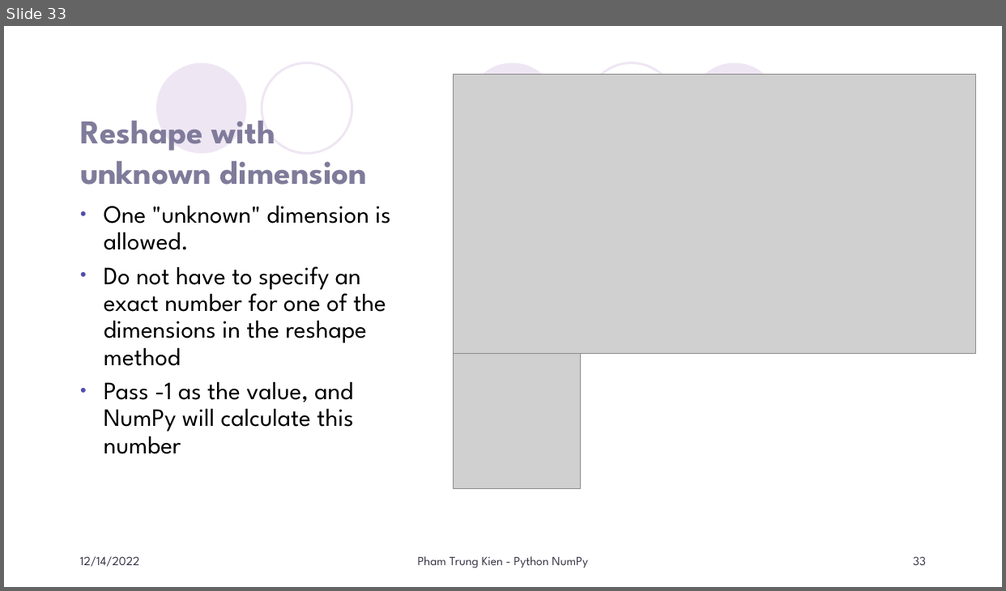
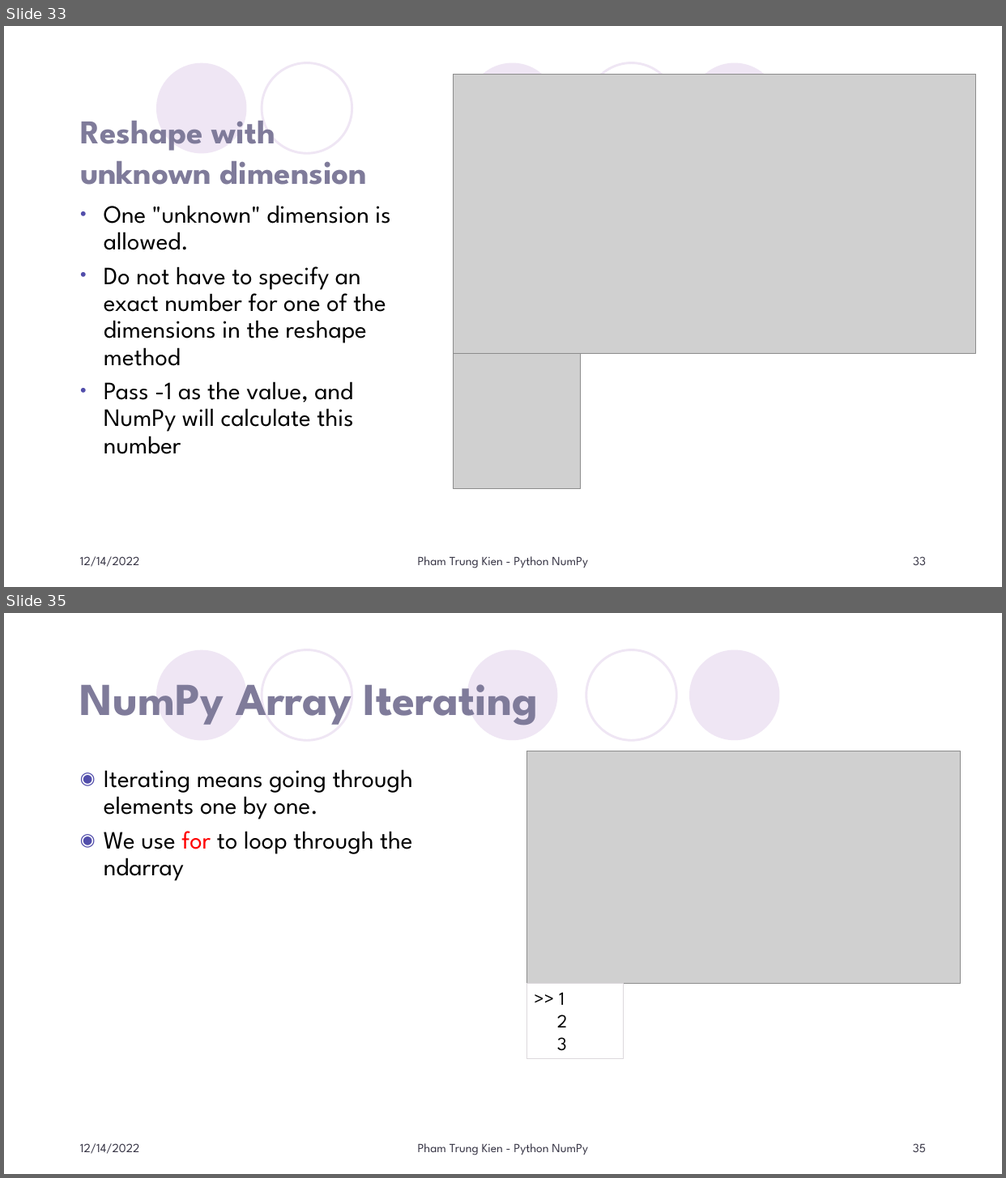
Before and after one commit to KienPham2607/MyLittlePy, a slide deck: PyThon/GetStarted/Numpy/Doc/Python NumPy.pptx. Shown one above the other, each under a label of ours: slide 33 before the commit, slides 33 and 35 after it; the slides between them are not shown. The pictures are 1006x591 and 1006x1178 pixels, drawn with LibreOffice and Linux fonts; fonts in the diff are those of the drawing; grey boxes stand for pictures; background and template pictures are left out. Boxes give left, top, right and bottom in pixels: in the first picture for what was removed or moved away, otherwise in the second. Text is boxed around its words. In the diff, an @@ line names an element or a change of style, - is before the commit and + after.

```diff
--- a/PyThon/GetStarted/Numpy/Doc/Python NumPy.pptx
+++ b/PyThon/GetStarted/Numpy/Doc/Python NumPy.pptx
@@ slide 35 added at [4, 613, 1002, 1174], background #FFFFFF; not listed: 5 template elements that a slide beside it also shows @@
@@ title added at [80, 684, 538, 726], 44 pt, text #7F7B9A, bold @@
+NumPy Array Iterating
@@ picture added at [526, 752, 960, 983] @@
@@ text added at [104, 769, 413, 881], 24 pt, text #000000 @@
+◉ Iterating means going through elements one by one.
+◉ We use for to loop through the ndarray
@@ rectangle added at [526, 983, 623, 1059], outline #DCD8DC 0.75 pt, 18 pt, text #000000 @@
+>> 1
+2
+3
@@ text added at [80, 1144, 140, 1154], 12 pt, text #373545 @@
+12/14/2022
@@ text added at [418, 1144, 588, 1156], 12 pt, text #373545 @@
+Pham Trung Kien - Python NumPy
@@ page number added at [913, 1144, 926, 1152], 12 pt, text #373545 @@
+35
```
Also in this commit, not shown: 1 slide changed, 17 other slides added, 51 other files.
